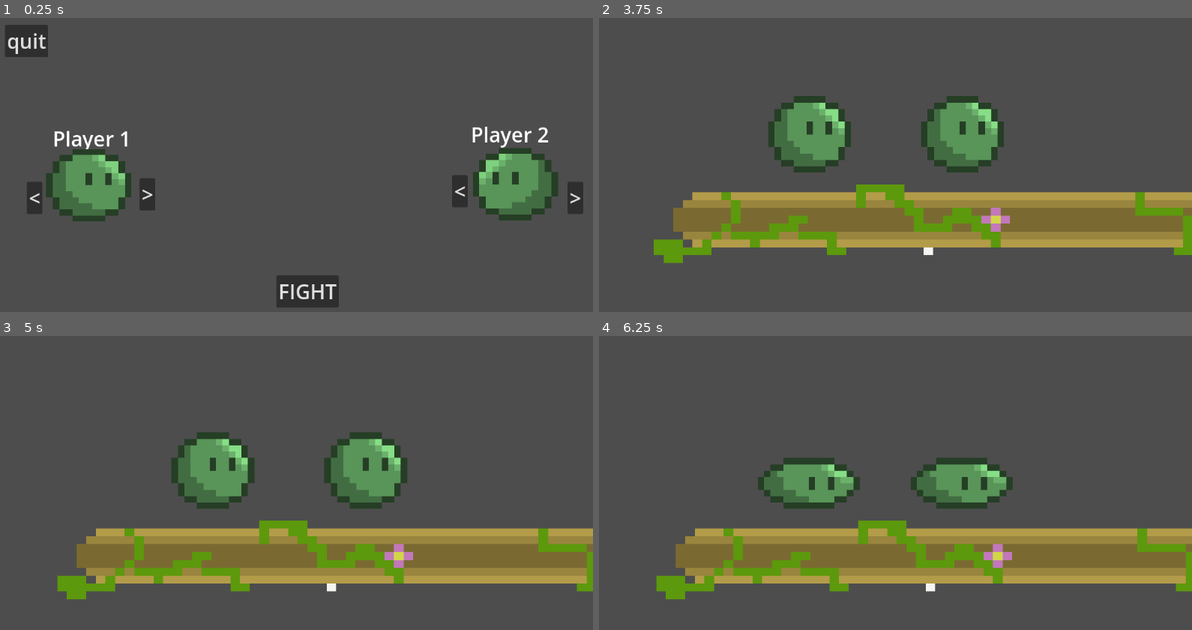
Above: before the commit, frames 1-4 (two rows, left to right).
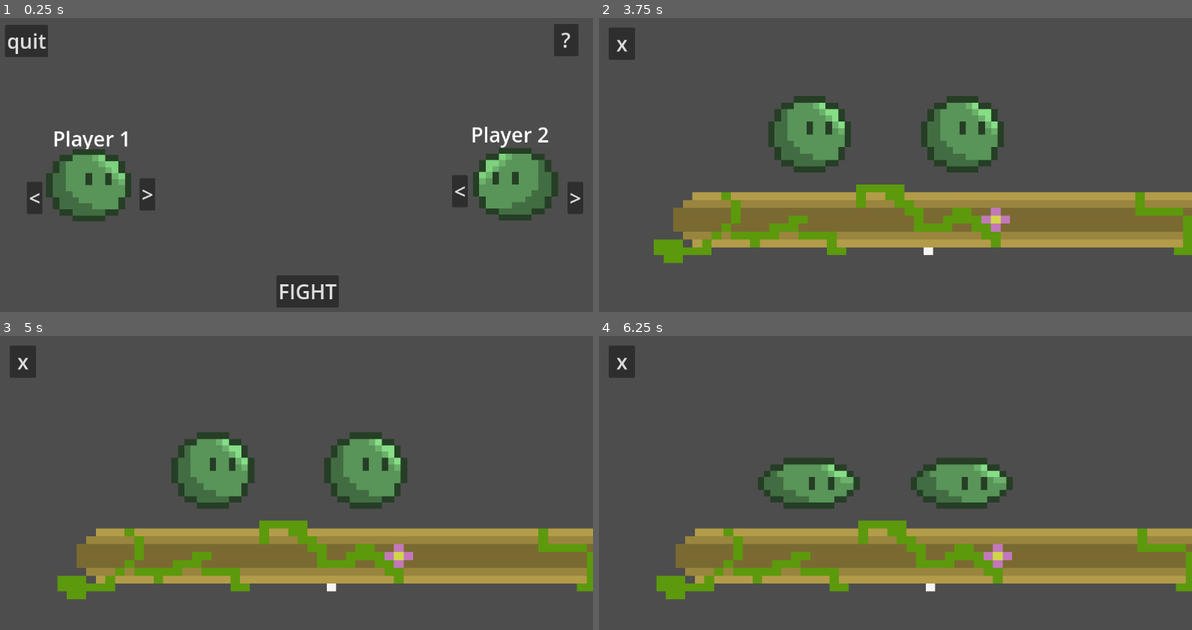
Above: after the commit, the same moments.

Repository: creepermystery/sclime
Game: Godot game, scene res://scenes/sclime.tscn
The game is run twice, just before and just after one commit, with the same random seed, the same clock (stepped at 60 frames per second) and the same inputs.
Inputs (mouse positions are in pixels of both pictures, inside the frame that each line leads up to):
- Up to frame 1 (0.25 s): no input
- Up to frame 2 (3.75 s): click (1162, 38) at 0.5 s, where only the run after the commit has a clickable "?"; click (670, 85) at 1.25 s, where only the run after the commit has a clickable "x"; click ">" at 2 s; click "<" at 2.75 s; click "FIGHT" at 3.5 s
- Up to frame 3 (5 s): no input
- Up to frame 4 (6.25 s): no input

The runs differ from the first frame. In frame 1, 0.4% of the frame differs, in the area x 93-98%, y 2-14%; in frame 2, 0.5%, in the area x 1-7%, y 3-15%; in frame 3, 0.5%; in frame 4, 0.5%.

Commit message:
UI design (ugly)

Diff:
--- a/scenes/game.tscn
+++ b/scenes/game.tscn
@@ -14,23 +14,6 @@
 
 [node name="Game" type="Node2D"]
 script = ExtResource("1_5whb1")
-
-[node name="GUI" type="Control" parent="."]
-layout_mode = 3
-anchors_preset = 15
-anchor_right = 1.0
-anchor_bottom = 1.0
-grow_horizontal = 2
-grow_vertical = 2
-theme = ExtResource("2_a5l1t")
-
-[node name="Button" type="Button" parent="GUI"]
-layout_mode = 1
-offset_left = 29.0
-offset_top = 27.0
-offset_right = 80.0
-offset_bottom = 89.0
-text = "x"
 
 [node name="map" type="Node2D" parent="."]
 
@@ -95,4 +78,25 @@
 [node name="Camera" type="Camera2D" parent="."]
 position = Vector2(570, 331)
 
-[connection signal="pressed" from="GUI/Button" to="." method="quit"]
+[node name="CanvasLayer" type="CanvasLayer" parent="."]
+
+[node name="GUI" type="Control" parent="CanvasLayer"]
+layout_mode = 3
+anchors_preset = 15
+anchor_right = 1.0
+anchor_bottom = 1.0
+offset_left = 1.0
+offset_right = 1.0
+grow_horizontal = 2
+grow_vertical = 2
+theme = ExtResource("2_a5l1t")
+
+[node name="Button" type="Button" parent="CanvasLayer/GUI"]
+layout_mode = 1
+offset_left = 29.0
+offset_top = 27.0
+offset_right = 80.0
+offset_bottom = 89.0
+text = "x"
+
+[connection signal="pressed" from="CanvasLayer/GUI/Button" to="." method="quit"]
--- a/scenes/menu.tscn
+++ b/scenes/menu.tscn
@@ -132,9 +132,73 @@
 offset_bottom = 84.0
 text = "quit"
 
+[node name="HelpButton" type="Button" parent="."]
+layout_mode = 1
+anchors_preset = 1
+anchor_left = 1.0
+anchor_right = 1.0
+offset_left = -76.0
+offset_top = 20.0
+offset_right = -29.0
+offset_bottom = 82.0
+grow_horizontal = 0
+text = "?"
+
+[node name="HelpMenu" type="Control" parent="."]
+visible = false
+layout_mode = 1
+anchors_preset = 8
+anchor_left = 0.5
+anchor_top = 0.5
+anchor_right = 0.5
+anchor_bottom = 0.5
+offset_left = -462.5
+offset_top = -234.0
+offset_right = 462.5
+offset_bottom = 234.0
+grow_horizontal = 2
+grow_vertical = 2
+
+[node name="Background" type="ColorRect" parent="HelpMenu"]
+layout_mode = 1
+anchors_preset = 15
+anchor_right = 1.0
+anchor_bottom = 1.0
+grow_horizontal = 2
+grow_vertical = 2
+color = Color(0, 0.254902, 0, 1)
+
+[node name="Button" type="Button" parent="HelpMenu"]
+layout_mode = 0
+offset_left = 16.5
+offset_top = 20.0
+offset_right = 45.5
+offset_bottom = 82.0
+text = "x"
+
+[node name="RichTextLabel" type="RichTextLabel" parent="HelpMenu"]
+layout_mode = 1
+anchors_preset = 15
+anchor_right = 1.0
+anchor_bottom = 1.0
+offset_left = 49.0
+offset_top = 64.0
+offset_right = -49.0
+offset_bottom = -59.0
+grow_horizontal = 2
+grow_vertical = 2
+text = "Player 1:
+Movement: WASD
+Dash: X
+Player 2:
+Movement: Arrows
+Dash: Shift"
+
 [connection signal="pressed" from="Player1/LeftColor" to="Player1" method="prev_color"]
 [connection signal="pressed" from="Player1/RightColor" to="Player1" method="next_color"]
 [connection signal="pressed" from="Player2/LeftColor" to="Player2" method="prev_color"]
 [connection signal="pressed" from="Player2/RightColor" to="Player2" method="next_color"]
 [connection signal="pressed" from="StartButton" to="." method="launch_game"]
 [connection signal="pressed" from="QuitButton" to="." method="quit"]
+[connection signal="pressed" from="HelpButton" to="." method="help"]
+[connection signal="pressed" from="HelpMenu/Button" to="." method="close_help"]
--- a/scripts/mainmenu.gd
+++ b/scripts/mainmenu.gd
@@ -10,3 +10,9 @@
 
 func quit():
 	get_tree().quit(0)
+
+func help():
+	get_node("HelpMenu").visible = not get_node("HelpMenu").visible
+
+func close_help():
+	get_node("HelpMenu").visible = false
Not shown: 1 places in scenes/menu.tscn that only renumber resources
Not shown: 1 places in scenes/slime.tscn that only renumber resources
Not shown, added: sprites/Slime_idle_gray_Sheet.png.import
Not shown, added: sprites/slime_gris.png.import
Not shown, added: sprites/slime_gris_dash_Sheet.png.import
Not shown, added: sprites/slime_gris_saut_cote_Sheet.png.import
Not shown, added: sprites/slime_gris_saut_idle_Sheet.png.import
